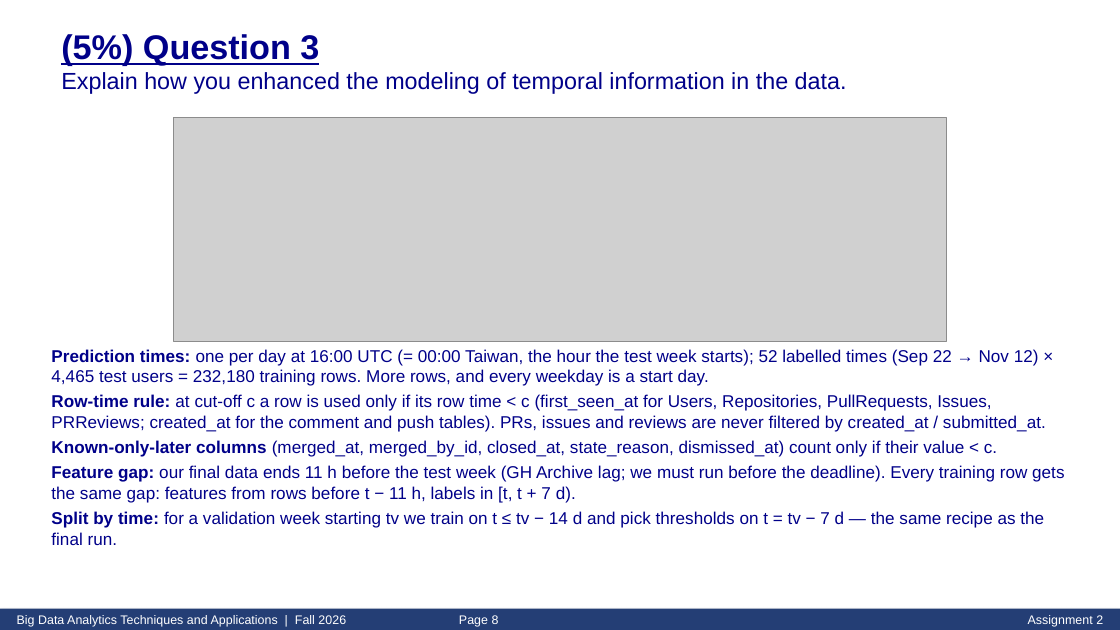
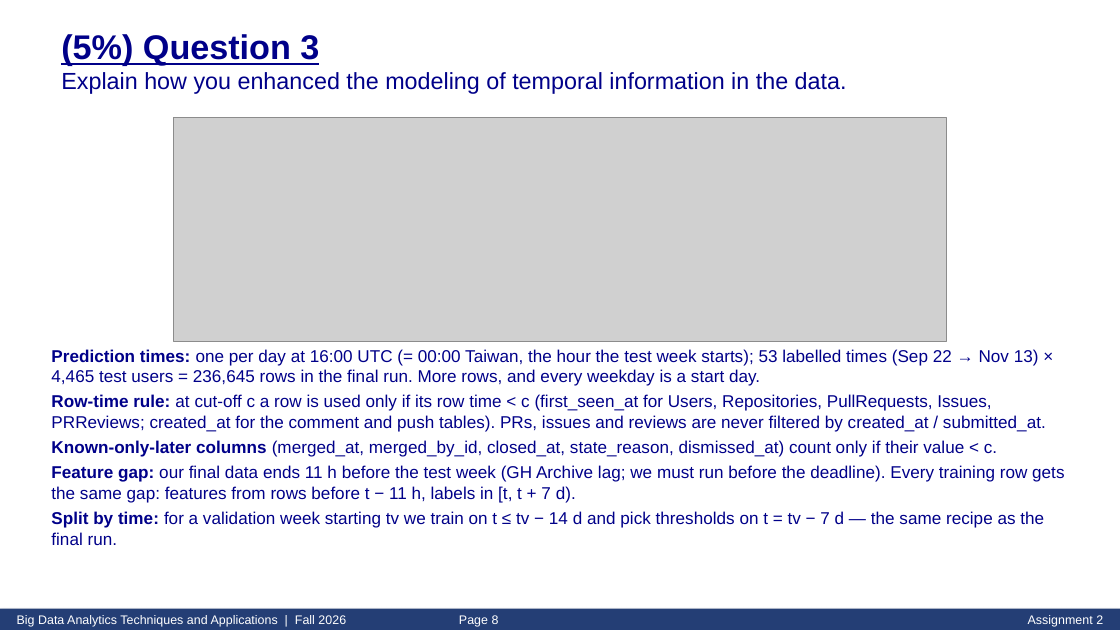
Before and after one commit to azamkhan555622848/LightGBM-and-the-graph-neural-network, a slide deck: slide 8 of slides/Asg2_413540002.pptx. Drawn at 1120x630 pixels with LibreOffice and Linux fonts; fonts in the diff are those of the drawing; grey boxes stand for pictures. Boxes give left, top, right and bottom in pixels: in the first picture for what was removed or moved away, otherwise in the second. Text is boxed around its words. In the diff, an @@ line names an element or a change of style, - is before the commit and + after.

```diff
--- a/slides/Asg2_413540002.pptx
+++ b/slides/Asg2_413540002.pptx
@@ text at (x1=51, y1=349, x2=1039, y2=386): text changed @@
-Prediction times: one per day at 16:00 UTC (= 00:00 Taiwan, the hour the test week starts); 52 labelled times (Sep 22 → Nov 12) × 4,465 test users = 232,180 training rows. More rows, and every weekday is a start day.
+Prediction times: one per day at 16:00 UTC (= 00:00 Taiwan, the hour the test week starts); 53 labelled times (Sep 22 → Nov 13) × 4,465 test users = 236,645 rows in the final run. More rows, and every weekday is a start day.
```
Also in this commit, not shown: 4 other slides changed, 10 other files.
